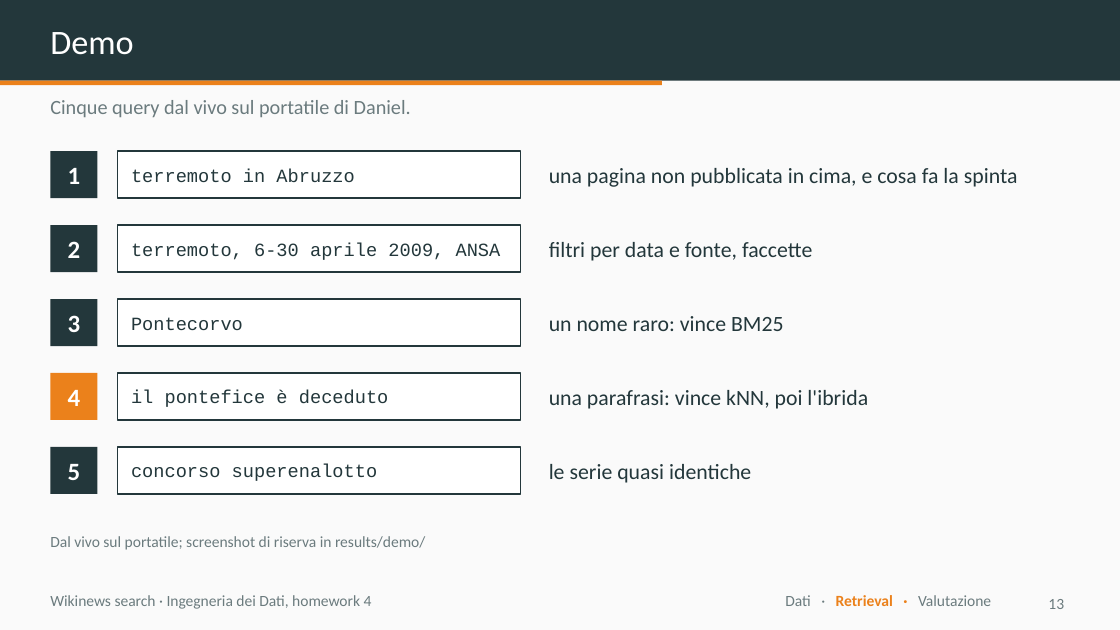
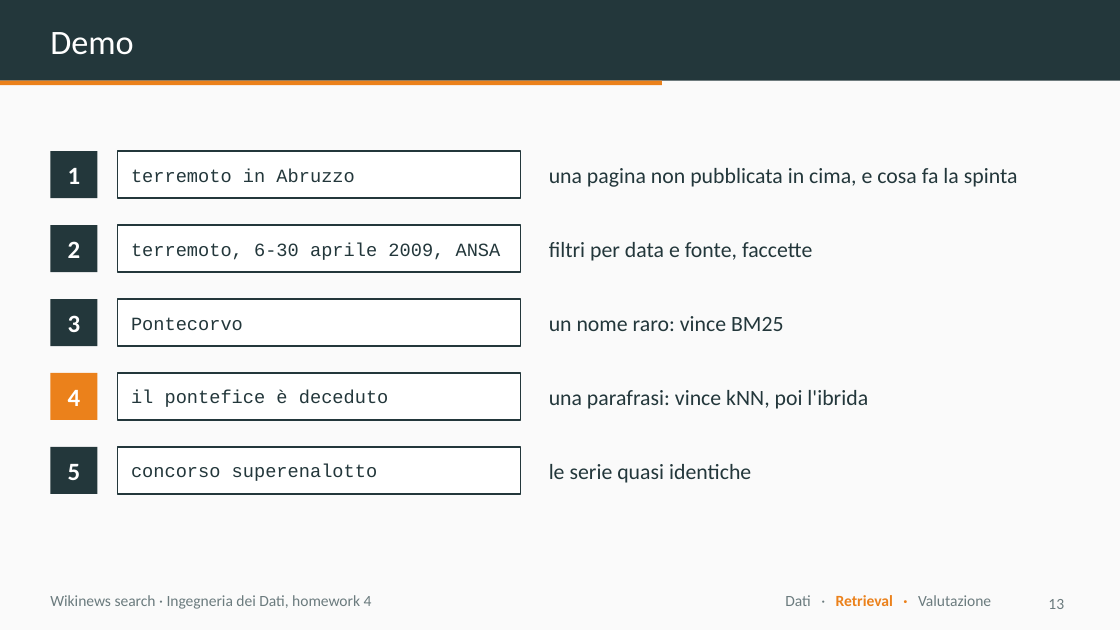
Before and after one commit to dnlsdn/wikinews-search, a slide deck: slide 13 of slides/wikinews-search.pptx. Drawn at 1120x630 pixels with LibreOffice and Linux fonts; fonts in the diff are those of the drawing. Boxes give left, top, right and bottom in pixels: in the first picture for what was removed or moved away, otherwise in the second. Text is boxed around its words. In the diff, an @@ line names an element or a change of style, - is before the commit and + after.

Commit message:
slides: deck regenerated with Fabio's last changes on slides 9, 12 and 13 (#20)

```diff
--- a/slides/wikinews-search.pptx
+++ b/slides/wikinews-search.pptx
@@ text removed at box(50, 100, 411, 117) @@
-Cinque query dal vivo sul portatile di Daniel.
@@ text removed at box(50, 536, 425, 550) @@
-Dal vivo sul portatile; screenshot di riserva in results/demo/
```
Also in this commit, not shown: 2 other slides changed, 1 other file.
